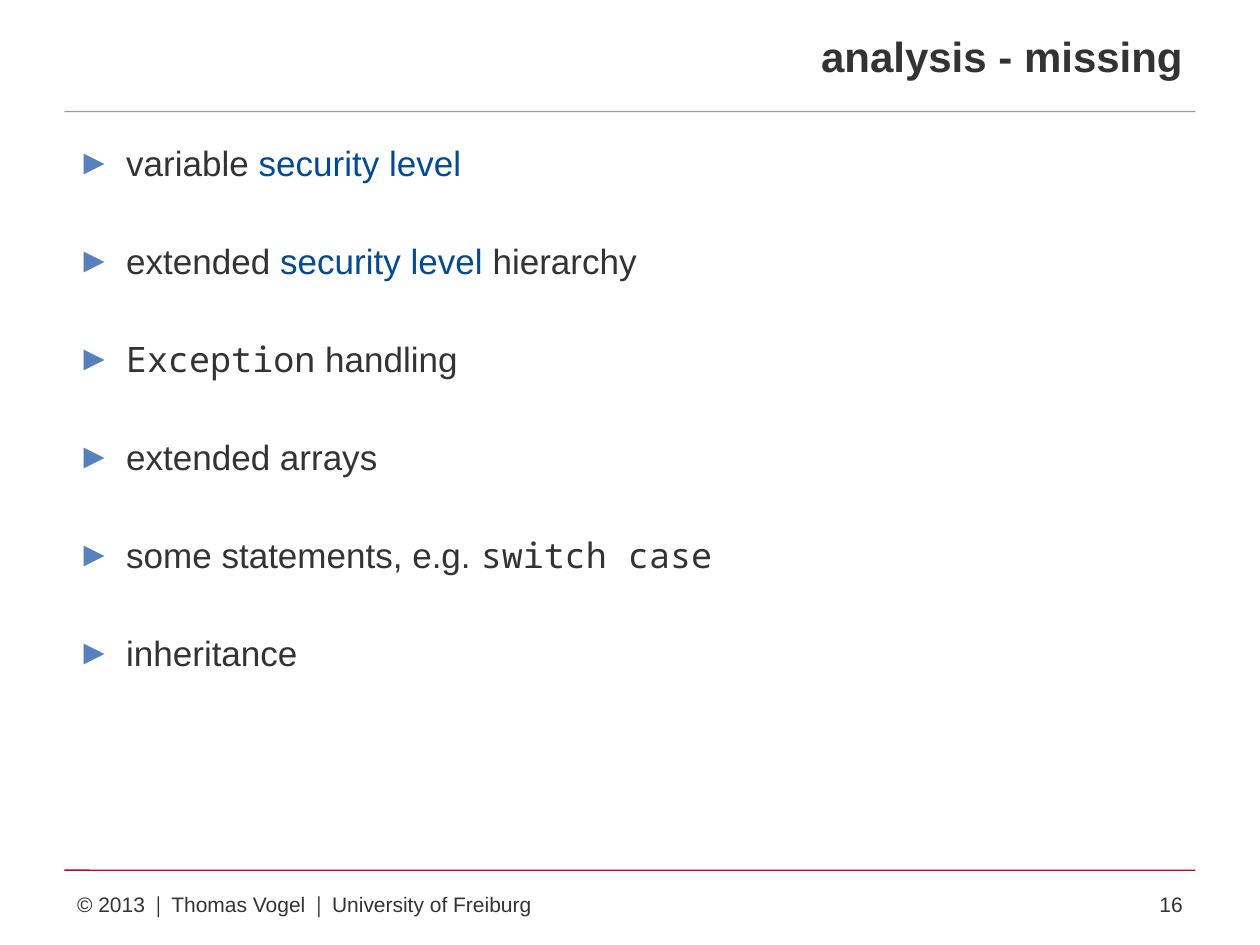
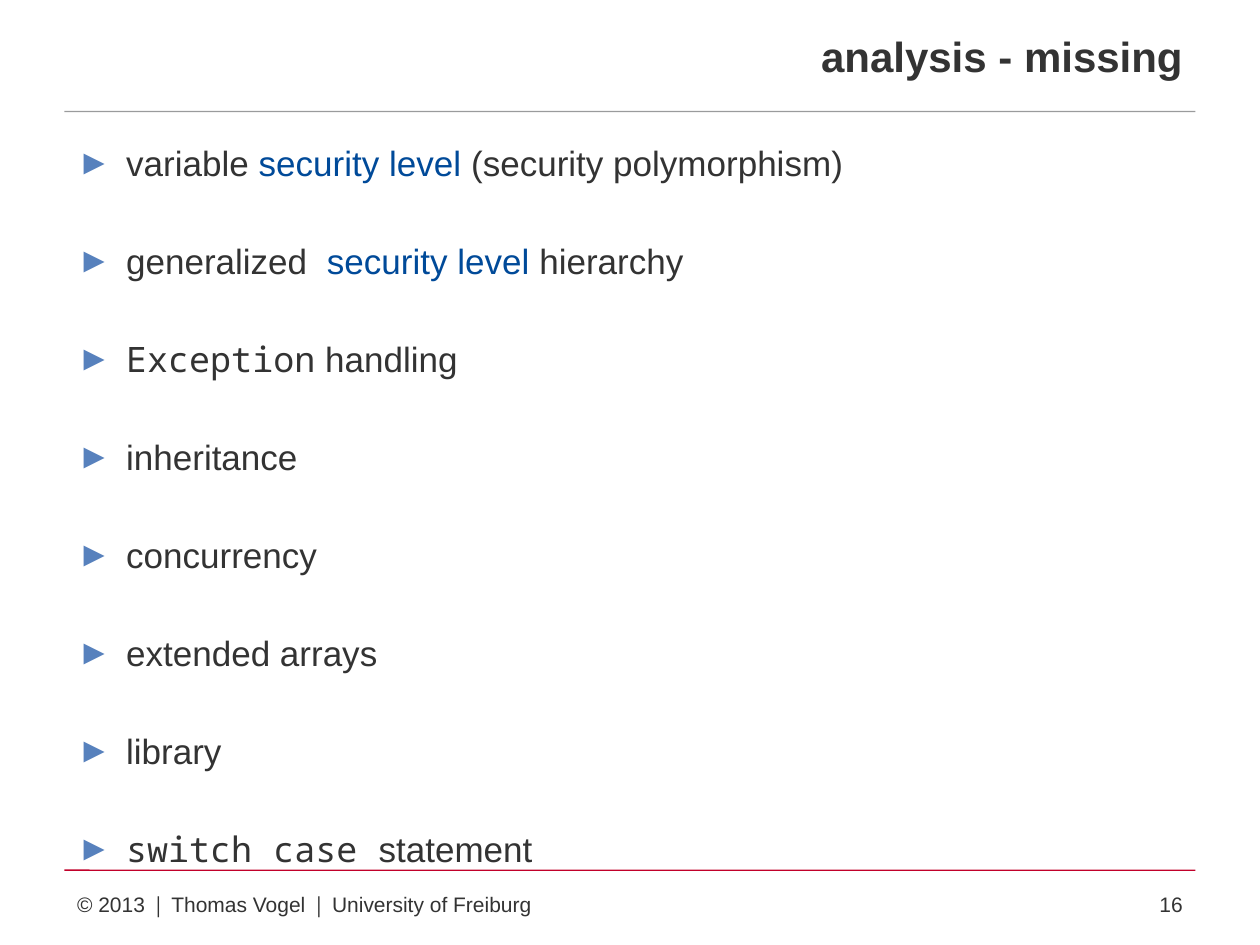
Before and after one commit to proglang/jgs, a slide deck: slide 16 of presentation/presentation.pptx. Drawn at 1260x945 pixels with LibreOffice and Linux fonts; fonts in the diff are those of the drawing. Boxes give left, top, right and bottom in pixels: in the first picture for what was removed or moved away, otherwise in the second. Text is boxed around its words. In the diff, an @@ line names an element or a change of style, - is before the commit and + after.

```diff
--- a/presentation/presentation.pptx
+++ b/presentation/presentation.pptx
@@ text at (x1=126, y1=150, x2=843, y2=281): text changed; text colour #004A99 to #333333 @@
-► variable security level
-► extended security level hierarchy
+► variable security level (security polymorphism)
+► generalized security level hierarchy
@@ text at (x1=126, y1=444, x2=317, y2=575): paragraphs added @@
+► inheritance
+► concurrency
@@ text at (x1=126, y1=738, x2=533, y2=871): text changed @@
-► some statements, e.g. switch case
-► inheritance
+► library
+► switch case statement
```
Also in this commit, not shown: 12 other slides changed, 2 other files.
